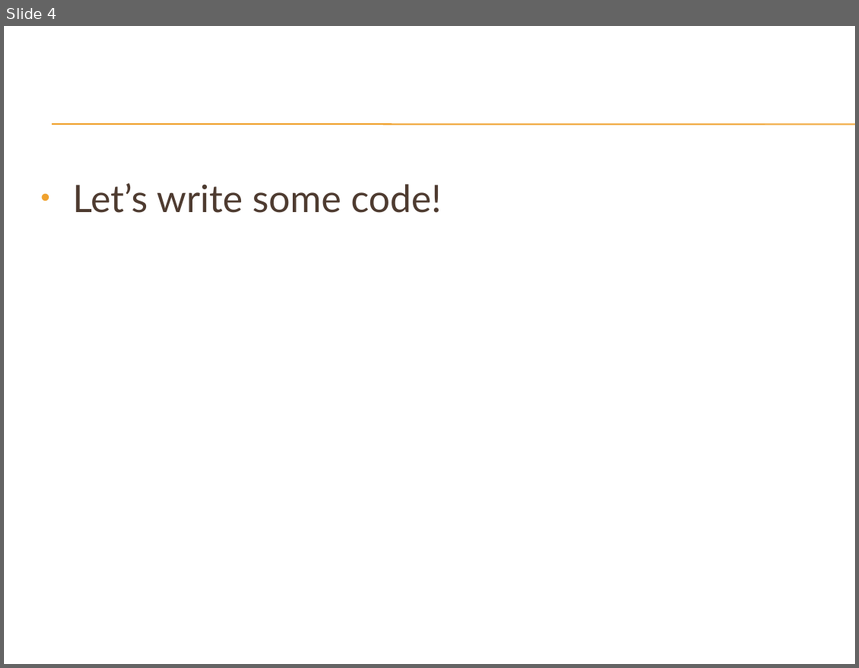
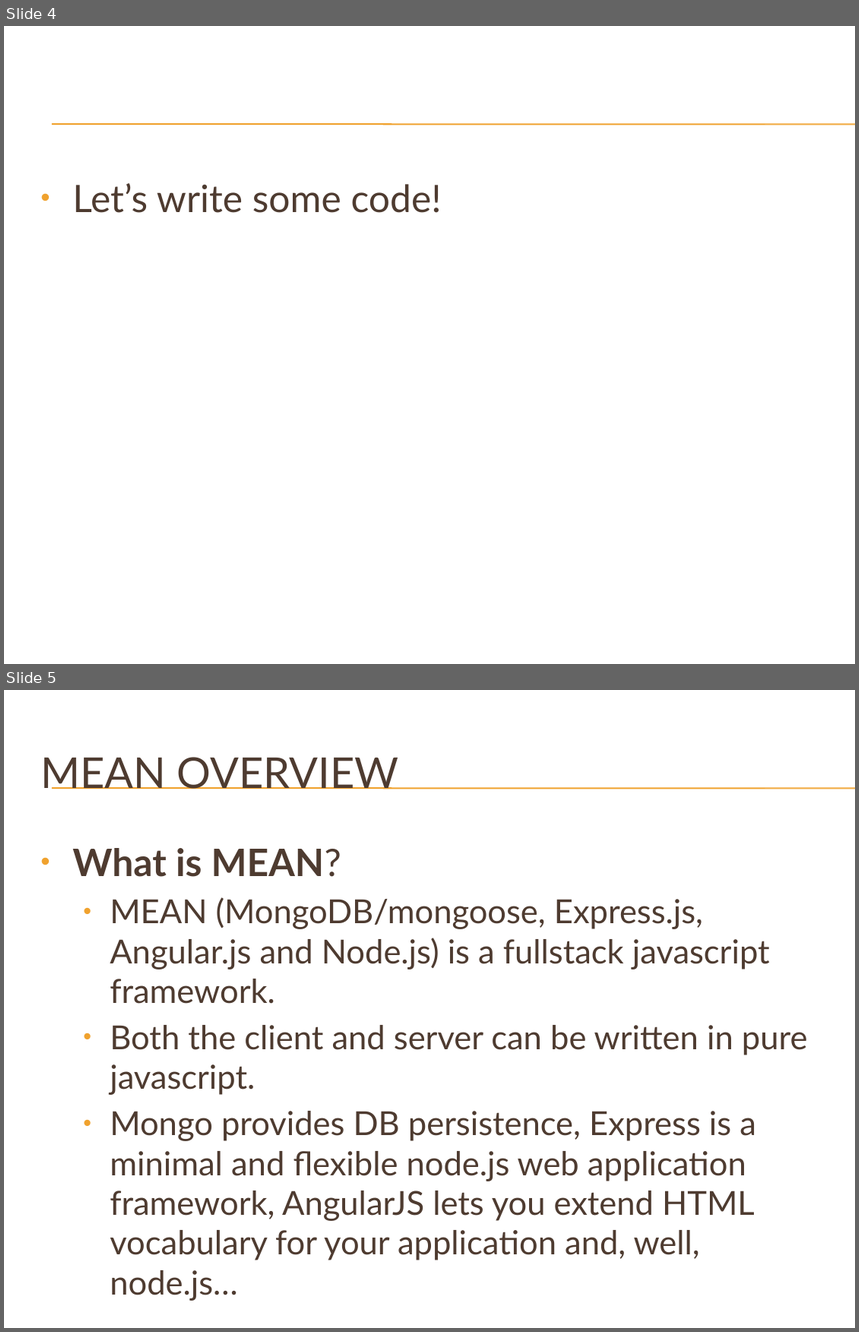
Before and after one commit to carlosescalante/mean-starter-kit, a slide deck: MEAN Stack.pptx. Shown one above the other, each under a label of ours: slide 4 before the commit, slides 4 and 5 after it. The pictures are 859x668 and 859x1332 pixels, drawn with LibreOffice and Linux fonts; fonts in the diff are those of the drawing; background and template pictures are left out. Boxes give left, top, right and bottom in pixels: in the first picture for what was removed or moved away, otherwise in the second. Text is boxed around its words. In the diff, an @@ line names an element or a change of style, - is before the commit and + after.

```diff
--- a/MEAN Stack.pptx
+++ b/MEAN Stack.pptx
@@ slide 5 added at [4, 690, 855, 1328], background picture (left out); not listed: 2 template elements that a slide beside it also shows @@
@@ title added at [40, 757, 399, 790], 36 pt, text #4E3B30 @@
+MEAN OVERVIEW
@@ text added at [72, 848, 808, 1261], 28 pt, text #4E3B30 @@
+• What is MEAN?
+  • MEAN (MongoDB/mongoose, Express.js, Angular.js and Node.js) is a fullstack javascript framework.
+  • Both the client and server can be written in pure javascript.
+  • Mongo provides DB persistence, Express is a minimal and flexible node.js web application framework, AngularJS lets you extend HTML vocabulary for your application and, well, node.js…
```
Also in this commit, not shown: 1 slide changed, 2 other slides added.
